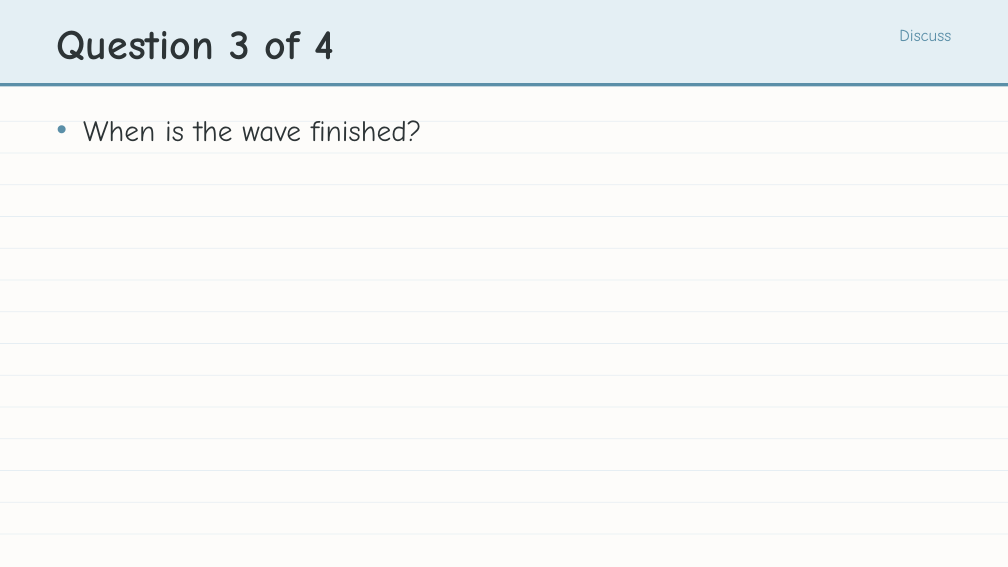
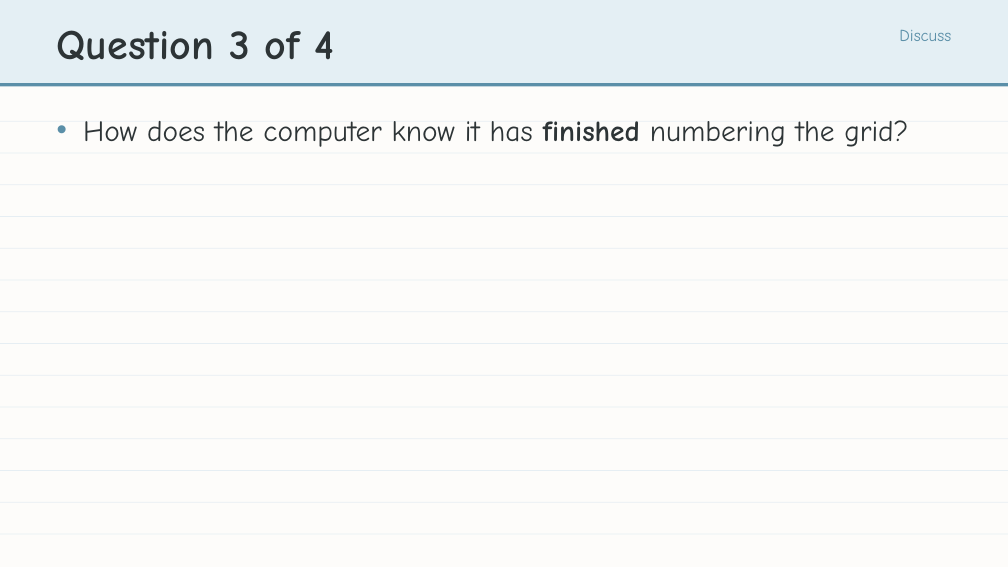
Before and after one commit to bradamiller/LearningPython, a slide deck: slide 20 of static/slides/module-05-pathfinding/module-5-lesson-02-finding-the-path.pptx. Drawn at 1008x567 pixels with LibreOffice and Linux fonts; fonts in the diff are those of the drawing. Boxes give left, top, right and bottom in pixels: in the first picture for what was removed or moved away, otherwise in the second. Text is boxed around its words. In the diff, an @@ line names an element or a change of style, - is before the commit and + after.

```diff
--- a/static/slides/module-05-pathfinding/module-5-lesson-02-finding-the-path.pptx
+++ b/static/slides/module-05-pathfinding/module-5-lesson-02-finding-the-path.pptx
@@ text at bbox=[83, 120, 908, 147]: text changed @@
-• When is the wave finished?
+• How does the computer know it has finished numbering the grid?
```
Also in this commit, not shown: 13 other slides changed, 20 other files.
